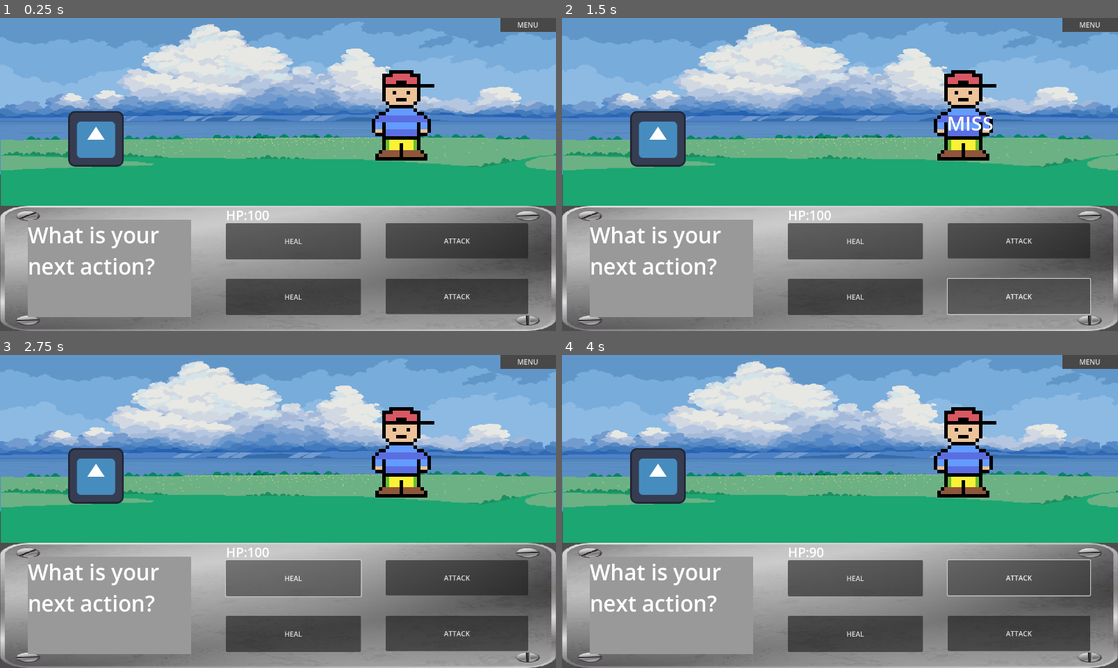
Above: before the commit, frames 1-4 (two rows, left to right).
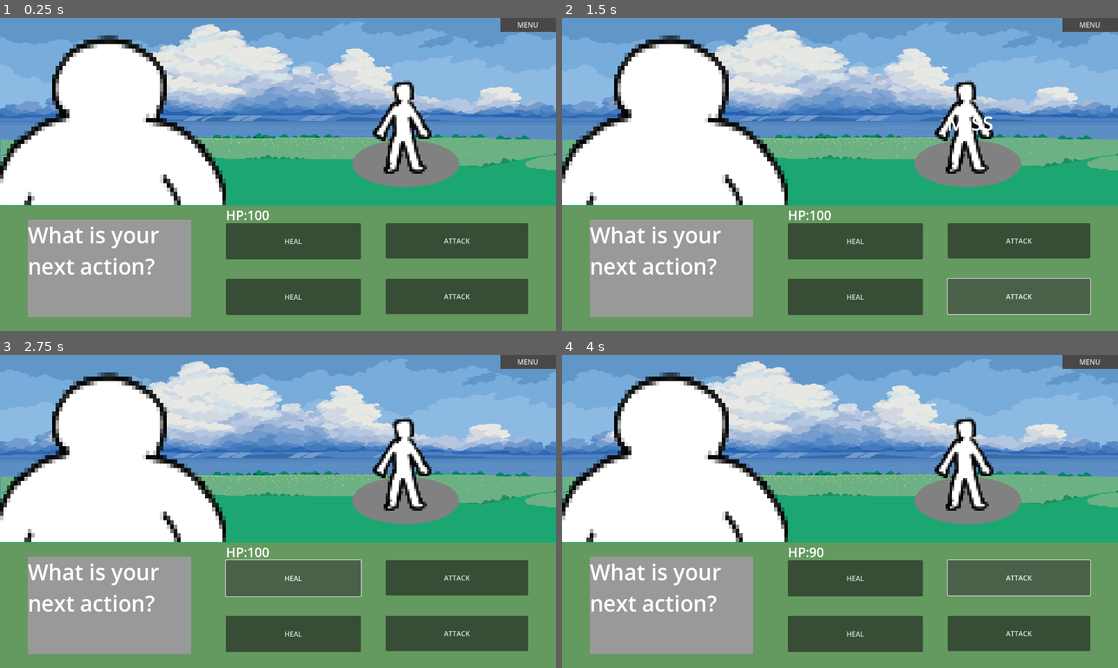
Above: after the commit, the same moments.

Repository: Geo821/Pokemon_Like_Combat_Godot
Game: Godot game, scene res://Scenes/main.tscn
The game is run twice, just before and just after one commit, with the same random seed, the same clock (stepped at 60 frames per second) and the same inputs. The engine's default icon, where the game draws it, is replaced by a stand-in: a white triangle on a blue panel in a dark square.
Inputs:
- Up to frame 1 (0.25 s): no input
- Up to frame 2 (1.5 s): click "ATTACK" at 0.5 s; click "ATTACK" at 1.25 s
- Up to frame 3 (2.75 s): click "HEAL" at 2 s
- Up to frame 4 (4 s): click "HEAL" at 2.75 s; click "ATTACK" at 3.5 s

The runs differ from the first frame. In frame 1, 41% of the frame differs, in the area x 0-100%, y 5-100%; in frame 2, 40%; in frame 3, 41%; in frame 4, 41%.

Commit message:
Update player_attacks_ui.tscn

Diff:
--- a/PokemonLikeGame/Scenes/player_attacks_ui.tscn
+++ b/PokemonLikeGame/Scenes/player_attacks_ui.tscn
@@ -1,17 +1,17 @@
 [gd_scene load_steps=10 format=3 uid="uid://do7cyavlp0gom"]
 
 [ext_resource type="Script" path="res://Scripts/player_attacks_ui.gd" id="1_013ju"]
-[ext_resource type="Texture2D" uid="uid://diojau4j2dljm" path="res://Sprites/icon.svg" id="1_l0hqp"]
-[ext_resource type="Texture2D" uid="uid://0kmup0d5b14r" path="res://Sprites/enemy1.png" id="3_0lnxn"]
-[ext_resource type="Texture2D" uid="uid://dxkotc1npaduj" path="res://Sprites/enemy2.png" id="3_bub5y"]
-[ext_resource type="Texture2D" uid="uid://cpdby0mx0k7cy" path="res://Sprites/metal-plate-background_23-2147490438.png" id="4_46g73"]
-[ext_resource type="Texture2D" uid="uid://b63f3e0k15oxy" path="res://Sprites/enemies/enemy3.png" id="4_mxk00"]
+[ext_resource type="Texture2D" uid="uid://drgig1vb154fg" path="res://Sprites/enemies/shadows.png" id="2_wvo0k"]
+[ext_resource type="Texture2D" uid="uid://2qs6vwk36nhm" path="res://Sprites/enemies/enemy2.png" id="3_wijqa"]
+[ext_resource type="Texture2D" uid="uid://b63f3e0k15oxy" path="res://Sprites/enemies/enemy3.png" id="4_0wrn4"]
+[ext_resource type="Texture2D" uid="uid://ci3ceheh22tuk" path="res://Sprites/enemies/enemy1.png" id="4_ck2i1"]
+[ext_resource type="Texture2D" uid="uid://hgseehhguql8" path="res://Sprites/player/player_in_battle.png" id="5_i5yau"]
 
 [sub_resource type="SpriteFrames" id="SpriteFrames_fd611"]
 animations = [{
 "frames": [{
 "duration": 1.0,
-"texture": ExtResource("3_0lnxn")
+"texture": ExtResource("4_ck2i1")
 }],
 "loop": false,
 "name": &"enemy1",
@@ -19,7 +19,7 @@
 }, {
 "frames": [{
 "duration": 1.0,
-"texture": ExtResource("3_bub5y")
+"texture": ExtResource("3_wijqa")
 }],
 "loop": false,
 "name": &"enemy2",
@@ -27,15 +27,15 @@
 }, {
 "frames": [{
 "duration": 1.0,
-"texture": ExtResource("4_mxk00")
+"texture": ExtResource("4_0wrn4")
 }],
 "loop": true,
 "name": &"enemy3",
 "speed": 5.0
 }]
 
-[sub_resource type="StyleBoxFlat" id="StyleBoxFlat_ma4ru"]
-bg_color = Color(0.6, 0.6, 0.6, 0)
+[sub_resource type="StyleBoxFlat" id="StyleBoxFlat_a2hkb"]
+bg_color = Color(0.392157, 0.6, 0.372549, 1)
 
 [sub_resource type="StyleBoxFlat" id="StyleBoxFlat_7o5h7"]
 
@@ -48,12 +48,21 @@
 grow_vertical = 2
 script = ExtResource("1_013ju")
 
+[node name="TextureRect2" type="TextureRect" parent="."]
+layout_mode = 0
+offset_left = 808.0
+offset_top = 276.0
+offset_right = 1060.0
+offset_bottom = 392.0
+texture = ExtResource("2_wvo0k")
+expand_mode = 1
+
 [node name="enemy" type="AnimatedSprite2D" parent="."]
 texture_filter = 3
-position = Vector2(928, 208)
-scale = Vector2(8, 8)
+position = Vector2(928, 248)
+scale = Vector2(5, 5)
 sprite_frames = SubResource("SpriteFrames_fd611")
-animation = &"enemy3"
+animation = &"enemy1"
 
 [node name="Panel" type="Panel" parent="."]
 layout_mode = 1
@@ -67,17 +76,12 @@
 offset_right = 640.0
 grow_horizontal = 2
 grow_vertical = 0
-theme_override_styles/panel = SubResource("StyleBoxFlat_ma4ru")
+theme_override_styles/panel = SubResource("StyleBoxFlat_a2hkb")
 
 [node name="TextureRect" type="TextureRect" parent="Panel"]
-layout_mode = 1
-anchors_preset = 15
-anchor_right = 1.0
-anchor_bottom = 1.0
-grow_horizontal = 2
-grow_vertical = 2
-texture = ExtResource("4_46g73")
-expand_mode = 1
+layout_mode = 0
+offset_right = 40.0
+offset_bottom = 40.0
 
 [node name="Attack" type="Button" parent="Panel"]
 layout_mode = 1
@@ -127,11 +131,11 @@
 
 [node name="TextureRect" type="TextureRect" parent="."]
 layout_mode = 0
-offset_left = 157.0
-offset_top = 214.0
-offset_right = 285.0
-offset_bottom = 342.0
-texture = ExtResource("1_l0hqp")
+offset_top = 40.0
+offset_right = 520.0
+offset_bottom = 430.0
+texture = ExtResource("5_i5yau")
+expand_mode = 1
 
 [node name="hp_text" type="Label" parent="."]
 layout_mode = 1
